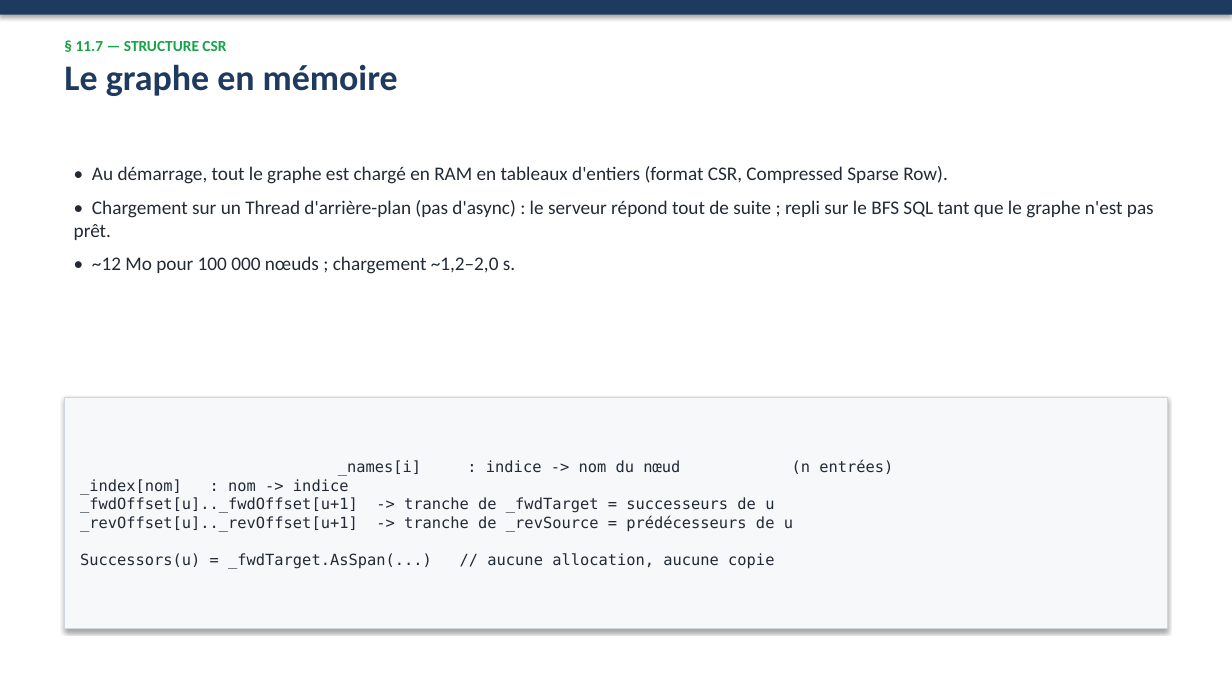
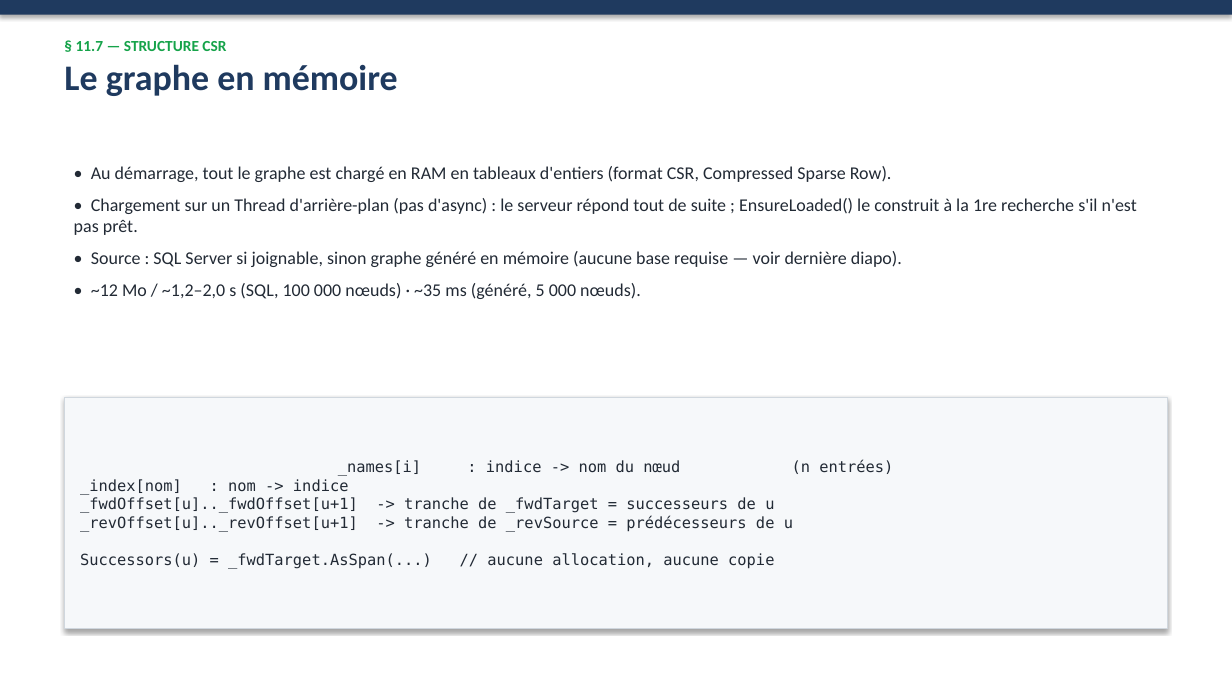
Before and after one commit to AbelMaminiaina/restitutiongraphe, a slide deck: slide 4 of docs/PathFinder-essentiel.pptx. Drawn at 1232x693 pixels with LibreOffice and Linux fonts; fonts in the diff are those of the drawing. Boxes give left, top, right and bottom in pixels: in the first picture for what was removed or moved away, otherwise in the second. Text is boxed around its words. In the diff, an @@ line names an element or a change of style, - is before the commit and + after.

```diff
--- a/docs/PathFinder-essentiel.pptx
+++ b/docs/PathFinder-essentiel.pptx
@@ text at <box>91,166,892,182</box>: size 15 to 14 pt in "• Au démarrage, tout le graphe est ..." @@
@@ text at <box>74,198,1137,299</box>: text changed; size 15 to 14 pt @@
-• Chargement sur un Thread d'arrière-plan (pas d'async) : le serveur répond tout de suite ; repli sur le BFS SQL tant que le graphe n'est pas prêt.
-• ~12 Mo pour 100 000 nœuds ; chargement ~1,2–2,0 s.
+• Chargement sur un Thread d'arrière-plan (pas d'async) : le serveur répond tout de suite ; EnsureLoaded() le construit à la 1re recherche s'il n'est pas prêt.
+• Source : SQL Server si joignable, sinon graphe généré en mémoire (aucune base requise — voir dernière diapo).
+• ~12 Mo / ~1,2–2,0 s (SQL, 100 000 nœuds) · ~35 ms (généré, 5 000 nœuds).
```
Also in this commit, not shown: 4 other slides changed, 1 slide added, 19 other files.
